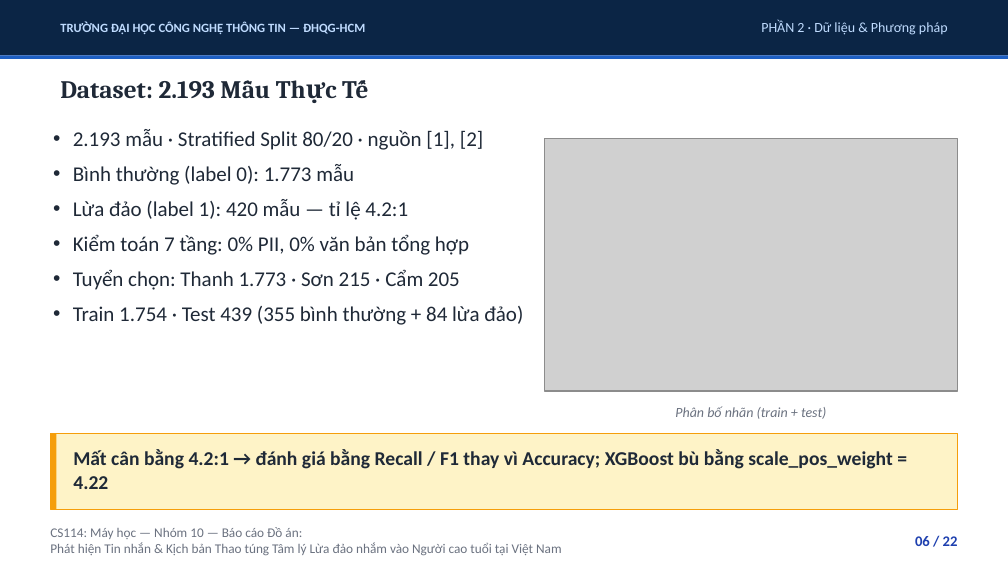
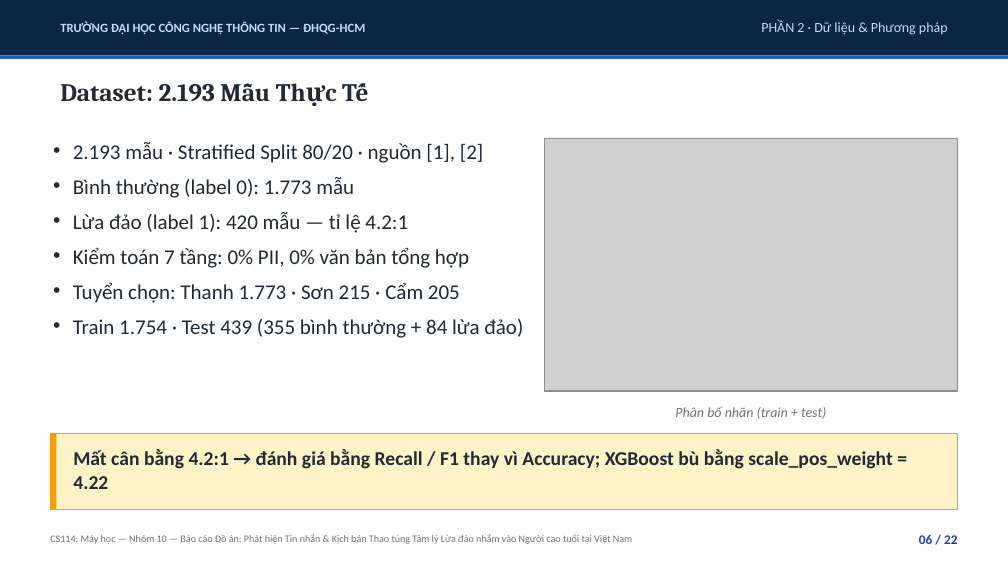
Before and after one commit to uit-25730067-chithanh/CS114-Team10-Elderly-Scam-Detection, a slide deck: slide 6 of draft/scam-detection/reports/slides/phase09_presentation.pptx. Drawn at 1008x567 pixels with LibreOffice and Linux fonts; fonts in the diff are those of the drawing; grey boxes stand for pictures. Boxes give left, top, right and bottom in pixels: in the first picture for what was removed or moved away, otherwise in the second. Text is boxed around its words. In the diff, an @@ line names an element or a change of style, - is before the commit and + after.

```diff
--- a/draft/scam-detection/reports/slides/phase09_presentation.pptx
+++ b/draft/scam-detection/reports/slides/phase09_presentation.pptx
@@ text "2.193 mẫu · Stratified Split ..." moved from (x1=73, y1=129, x2=523, y2=325) to (x1=73, y1=142, x2=523, y2=338) @@
@@ text at (x1=50, y1=534, x2=632, y2=544): text changed; size 9.5 to 7.2 pt @@
-CS114: Máy học — Nhóm 10 — Báo cáo Đồ án:
-Phát hiện Tin nhắn & Kịch bản Thao túng Tâm lý Lừa đảo nhắm vào Người cao tuổi tại Việt Nam
+CS114: Máy học — Nhóm 10 — Báo cáo Đồ án: Phát hiện Tin nhắn & Kịch bản Thao túng Tâm lý Lừa đảo nhắm vào Người cao tuổi tại Việt Nam
@@ text "06 / 22" at (x1=919, y1=535, x2=957, y2=544): size 10.5 to 9.5 pt @@
```
Also in this commit, not shown: 19 other slides changed, 2 slides added, 2 slides removed, 2 other files.
